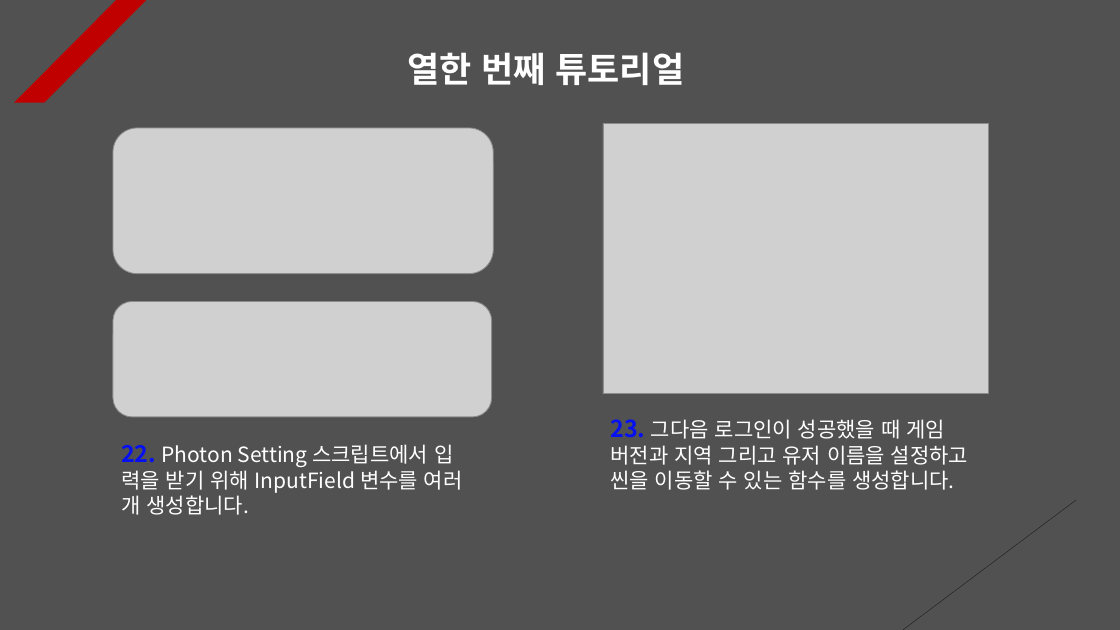
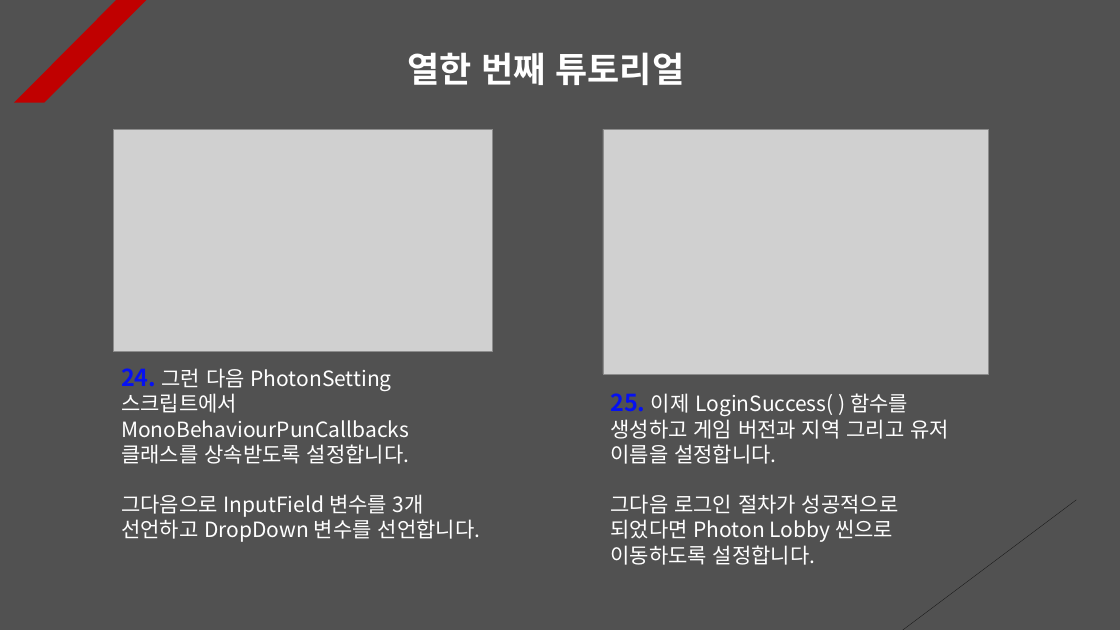
Before and after one commit to Unity2033/3D-UnityEngine, a slide deck: slide 11 of Assets/Class/Photon Server/PPT Data/Photon PlayFab.pptx. Drawn at 1120x630 pixels with LibreOffice and Linux fonts; fonts in the diff are those of the drawing; grey boxes stand for pictures. Boxes give left, top, right and bottom in pixels: in the first picture for what was removed or moved away, otherwise in the second. Text is boxed around its words. In the diff, an @@ line names an element or a change of style, - is before the commit and + after.

Commit message:
Photon Lobby Tutorial Renewal
- Render 3D objects in 2D UI space

- Implemented a function to access
  the lobby with a single button

- Add and delete resource data

```diff
--- a/Assets/Class/Photon Server/PPT Data/Photon PlayFab.pptx
+++ b/Assets/Class/Photon Server/PPT Data/Photon PlayFab.pptx
@@ picture: place and size @@
-picture at (113,128,493,273)
+picture at (113,129,493,352)
@@ picture: place and size @@
-picture at (603,124,989,394)
+picture at (603,129,989,375)
@@ picture removed at (113,302,492,417) @@
@@ text at (121,368,480,542): text changed @@
-22. Photon Setting 스크립트에서 입 력을 받기 위해 InputField 변수를 여러 개 생성합니다.
+24. 그런 다음 PhotonSetting 스크립트에서 MonoBehaviourPunCallbacks 클래스를 상속받도록 설정합니다.
+그다음으로 InputField 변수를 3개 선언하고 DropDown 변수를 선언합니다.
@@ text at (610,393,908,565): text changed @@
-23. 그다음 로그인이 성공했을 때 게임 버전과 지역 그리고 유저 이름을 설정하고 씬을 이동할 수 있는 함수를 생성합니다.
+25. 이제 LoginSuccess( ) 함수를 생성하고 게임 버전과 지역 그리고 유저 이름을 설정합니다.
+그다음 로그인 절차가 성공적으로 되었다면 Photon Lobby 씬으로 이동하도록 설정합니다.
```
Also in this commit, not shown: 6 other slides changed, 2 slides added, 1 slide removed, 26 other files.
